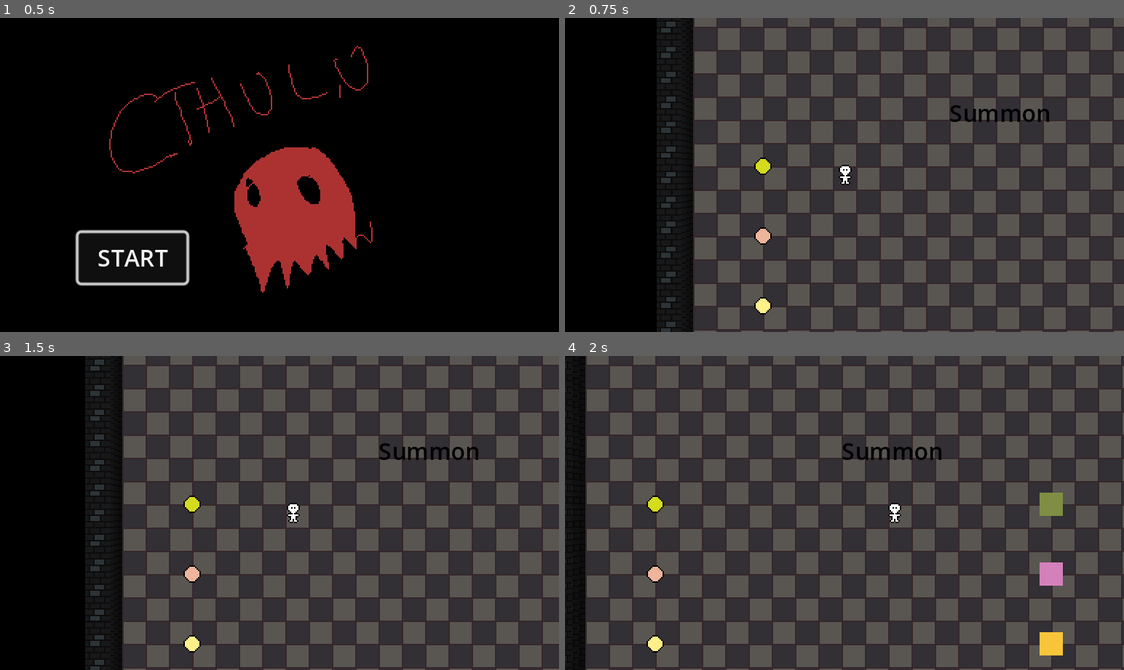
Above: before the commit, frames 1-4 (two rows, left to right).
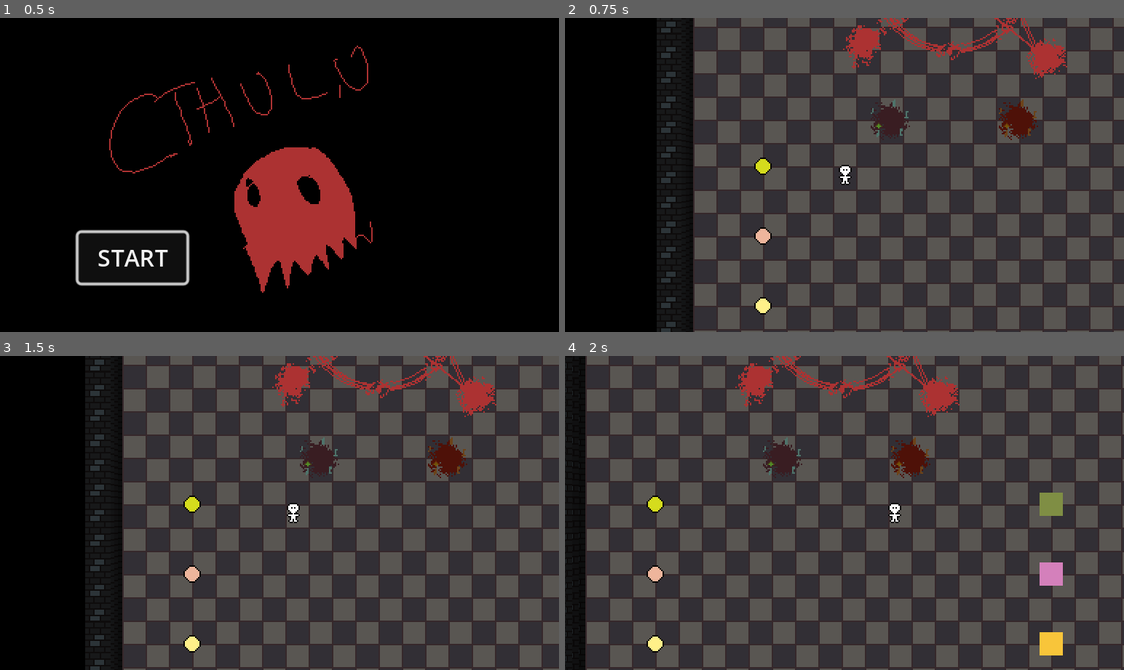
Above: after the commit, the same moments.

Repository: Allov/ld55
Game: Godot game, scene res://scenes/main.tscn
The game is run twice, just before and just after one commit, with the same random seed, the same clock (stepped at 60 frames per second) and the same inputs.
Inputs:
- Up to frame 1 (0.5 s): no input
- Up to frame 2 (0.75 s): click "START" at 0.5 s
- Up to frame 3 (1.5 s): tap Enter at 1.25 s; hold D (move_right) from 1.28 s (still down); hold E (action) from 1.28 s (still down)
- Up to frame 4 (2 s): keep holding D (move_right); keep holding E (action)

Frame 1 is identical in both runs. In frame 2, 2.5% of the frame differs, in the area x 49-90%, y 0-39%; in frame 3, 2.5%; in frame 4, 2.5%.

Commit message:
[wip] summoning

Diff:
--- a/scenes/fridge.tscn
+++ b/scenes/fridge.tscn
@@ -1,3 +1,9 @@
-[gd_scene format=3 uid="uid://d3ijvg2j6cpda"]
+[gd_scene load_steps=2 format=3 uid="uid://d3ijvg2j6cpda"]
+
+[ext_resource type="Texture2D" uid="uid://cihsr10066tvu" path="res://assets/summoning-circle.png" id="1_t8xht"]
 
 [node name="Fridge" type="Node2D"]
+
+[node name="Summoning-circle" type="Sprite2D" parent="."]
+position = Vector2(179, 137)
+texture = ExtResource("1_t8xht")
--- a/scenes/kitchen.tscn
+++ b/scenes/kitchen.tscn
@@ -7,9 +7,11 @@
 [ext_resource type="Texture2D" uid="uid://cahsr4ooxnf3e" path="res://assets/cooking_station_b.png" id="5_cl2gs"]
 [ext_resource type="Texture2D" uid="uid://b6nawrjt620yv" path="res://assets/cooking_station_c.png" id="6_5wowo"]
 [ext_resource type="PackedScene" uid="uid://35hhfhr26brw" path="res://scenes/plate.tscn" id="7_e4vjx"]
+[ext_resource type="Script" path="res://scripts/summoning-guard-station.gd" id="8_gme45"]
+[ext_resource type="Texture2D" uid="uid://fqi8u3441678" path="res://assets/summoning-spot.png" id="8_pp1jv"]
 
-[sub_resource type="RectangleShape2D" id="RectangleShape2D_koymp"]
-size = Vector2(32, 32)
+[sub_resource type="CircleShape2D" id="CircleShape2D_r5vrl"]
+radius = 18.0278
 
 [node name="Kitchen" type="Node2D"]
 
@@ -63,18 +65,29 @@
 [node name="Plate" parent="." instance=ExtResource("7_e4vjx")]
 position = Vector2(264, 176)
 
-[node name="SummoningSpot" type="Area2D" parent="."]
-modulate = Color(0, 0, 0, 1)
-position = Vector2(176, 0)
+[node name="SummonGuardArea" type="Area2D" parent="."]
+modulate = Color(0.329412, 0.588235, 0.686275, 1)
+position = Vector2(136, 16)
+collision_layer = 8
+script = ExtResource("8_gme45")
 
-[node name="CollisionShape2D" type="CollisionShape2D" parent="SummoningSpot"]
-position = Vector2(16, 16)
-shape = SubResource("RectangleShape2D_koymp")
+[node name="Sprite2D" type="Sprite2D" parent="SummonGuardArea"]
+texture = ExtResource("8_pp1jv")
 
-[node name="Label" type="Label" parent="SummoningSpot"]
-offset_right = 40.0
-offset_bottom = 23.0
-text = "Summon"
+[node name="CollisionShape2D" type="CollisionShape2D" parent="SummonGuardArea"]
+shape = SubResource("CircleShape2D_r5vrl")
+
+[node name="SummonMonsterArea" type="Area2D" parent="."]
+modulate = Color(0.454902, 0.345098, 0.164706, 1)
+position = Vector2(224, 16)
+collision_layer = 8
+collision_mask = 4
+
+[node name="Sprite2D" type="Sprite2D" parent="SummonMonsterArea"]
+texture = ExtResource("8_pp1jv")
+
+[node name="CollisionShape2D" type="CollisionShape2D" parent="SummonMonsterArea"]
+shape = SubResource("CircleShape2D_r5vrl")
 
 [editable path="CookingStationB"]
 [editable path="CookingStationC"]
--- a/scripts/player.gd
+++ b/scripts/player.gd
@@ -10,10 +10,13 @@
 var speed = 0.0
 var object_in_hand: Node2D = null
 var cooking_station_in_range: CookingStation = null
+var summoning_guard_station_in_range: SummoningGuardStation = null
 
 func _ready():
 	$CookArea.connect("body_entered", _on_CookArea_body_entered)
 	$CookArea.connect("body_exited", _on_CookArea_body_exited)
+	$CookArea.connect("area_entered", _on_CookArea_area_entered)
+	$CookArea.connect("area_exited", _on_CookArea_area_exited)
 
 func _process(_delta):
 	var object_in_range = null
@@ -33,9 +36,17 @@
 		else:
 			clear_object_in_hand()
 
+	if object_in_hand:
+		return
+
 	# A cooking station is in range, try to progress it with the holding action
 	if cooking_station_in_range != null and cooking_station_in_range.is_holding_station() and Input.is_action_pressed("action"):
 		cooking_station_in_range.progress()
+
+	# if summoning_guard_station_in_range:
+
+
+
 
 func get_object_in_range():
 	var objects_in_range = $GrabArea.get_overlapping_bodies()
@@ -107,3 +118,11 @@
 	if body is CookingStation:
 		cooking_station_in_range = null
 		print("Not in range!")
+
+func _on_CookArea_area_entered(area):
+	if area is SummoningGuardStation:
+		summoning_guard_station_in_range = area
+
+func _on_CookArea_area_exited(area):
+	if area is SummoningGuardStation:
+		summoning_guard_station_in_range = null
--- /dev/null
+++ b/scripts/summoning-guard-station.gd
@@ -0,0 +1,12 @@
+extends Area2D
+class_name SummoningGuardStation
+
+
+# Called when the node enters the scene tree for the first time.
+func _ready():
+	pass # Replace with function body.
+
+
+# Called every frame. 'delta' is the elapsed time since the previous frame.
+func _process(delta):
+	pass
Binary file added: assets/summoning-circle.png
Not shown, added: assets/summoning-circle.png.import
Binary file added: assets/summoning-spot.png
Not shown, added: assets/summoning-spot.png.import
Not shown: 1 places in scenes/kitchen.tscn that only renumber resources
